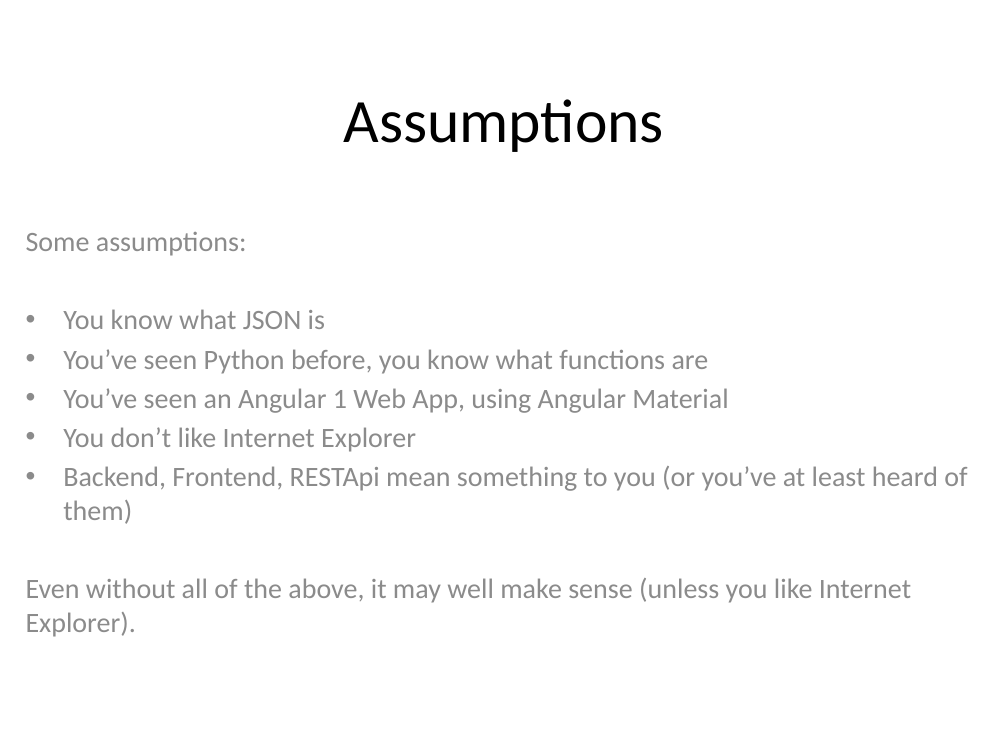
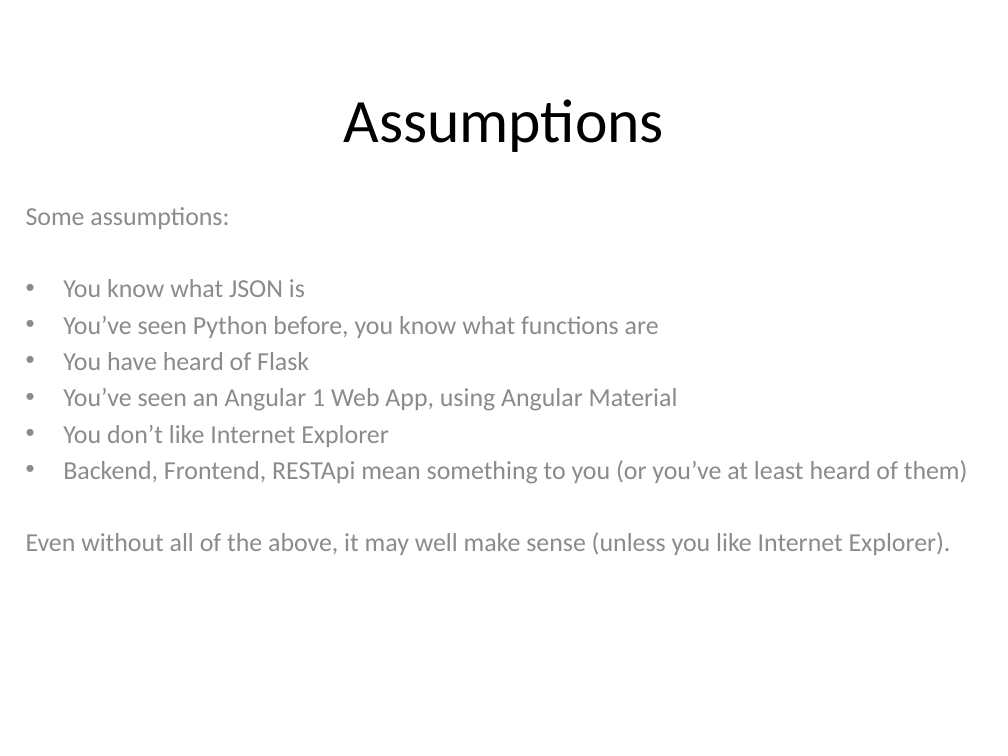
Before and after one commit to SMPirelli/local_dev_example, a slide deck: slide 3 of GuideBook.pptx. Drawn at 1008x756 pixels with LibreOffice and Linux fonts; fonts in the diff are those of the drawing. Boxes give left, top, right and bottom in pixels: in the first picture for what was removed or moved away, otherwise in the second. Text is boxed around its words. In the diff, an @@ line names an element or a change of style, - is before the commit and + after.

```diff
--- a/GuideBook.pptx
+++ b/GuideBook.pptx
@@ subtitle "Some assumptions:": place and size @@
-subtitle "Some assumptions:" at box(26, 232, 967, 637)
+subtitle "Some assumptions:" at box(26, 207, 968, 555)
@@ subtitle at box(26, 207, 968, 555): size 20 to 18.5 pt @@
@@ subtitle at box(63, 352, 309, 370): paragraph added @@
+• You have heard of Flask
```
Also in this commit, not shown: 4 other slides changed, 14 slides added, 1 other file.
